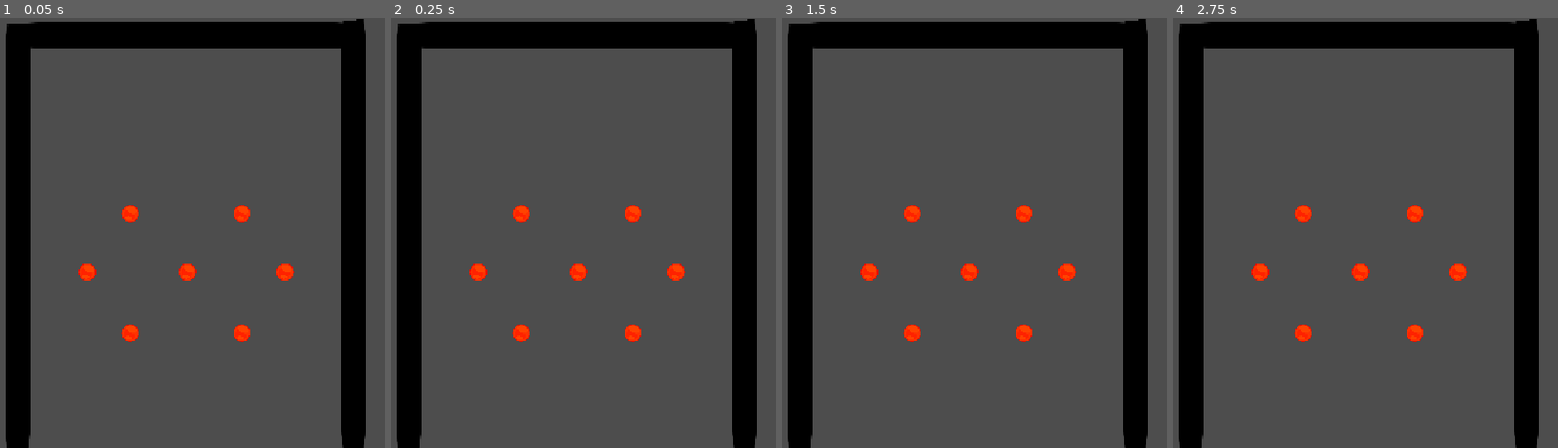
Above: before the commit, frames 1-4 (left to right).
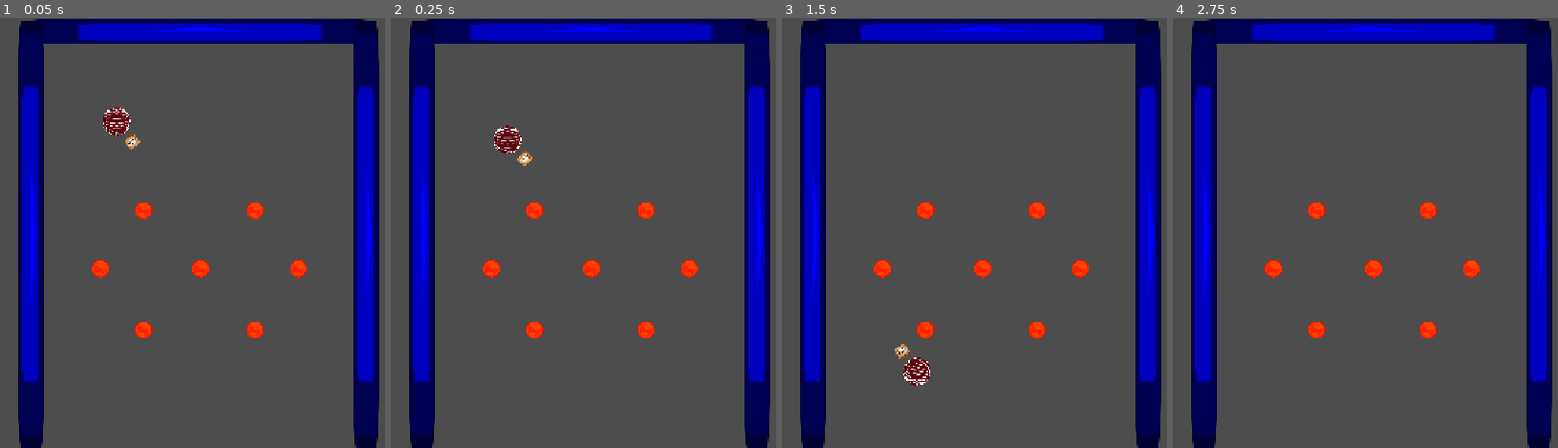
Above: after the commit, the same moments.

Repository: AstrrX3/Gamejam
Game: Godot game, scene res://haven.tscn
The game is run twice, just before and just after one commit, with the same random seed, the same clock (stepped at 60 frames per second) and the same inputs. This scene is started directly instead of the project's main scene. The engine's default icon, where the game draws it, is replaced by a stand-in: a white triangle on a blue panel in a dark square.
Inputs (mouse positions are in pixels of both pictures, inside the frame that each line leads up to):
- Up to frame 1 (0.05 s): no input
- Up to frame 2 (0.25 s): no input
- Up to frame 3 (1.5 s): move the mouse to (1155, 211) at 0.52 s; click (1155, 211) at 0.6 s; move the mouse to (832, 254) at 1.27 s; click (832, 254) at 1.35 s
- Up to frame 4 (2.75 s): tap Enter at 2 s; move the mouse to (1454, 138) at 2.02 s; click (1454, 138) at 2.1 s

The runs differ from the first frame. In frame 1, 27% of the frame differs, in the area x 1-99%, y 0-100%; in frame 2, 27%; in frame 3, 27%; in frame 4, 27%.

Commit message:
fixed sciana
i wipy do coinow

Diff:
--- /dev/null
+++ b/gay-plinko/coin.tscn
@@ -0,0 +1,20 @@
+[gd_scene format=3 uid="uid://b8u0svpxi5tgi"]
+
+[ext_resource type="Texture2D" uid="uid://cprgnd6rngksp" path="res://icon.svg" id="1_d5gmh"]
+[ext_resource type="Script" uid="uid://b7k60eus5606e" path="res://sprite_2d.gd" id="2_0t63x"]
+
+[sub_resource type="CircleShape2D" id="CircleShape2D_s5738"]
+radius = 63.387695
+
+[node name="Node2D" type="Node2D" unique_id=849454680]
+
+[node name="zlotuwa" type="Area2D" parent="." unique_id=1498409624]
+
+[node name="Sprite2D" type="Sprite2D" parent="zlotuwa" unique_id=214781966]
+modulate = Color(1, 1, 0, 1)
+scale = Vector2(0.8590322, 0.8106273)
+texture = ExtResource("1_d5gmh")
+script = ExtResource("2_0t63x")
+
+[node name="CollisionShape2D" type="CollisionShape2D" parent="zlotuwa" unique_id=2098193805]
+shape = SubResource("CircleShape2D_s5738")
--- a/gay-plinko/haven.tscn
+++ b/gay-plinko/haven.tscn
@@ -3,54 +3,60 @@
 [ext_resource type="PackedScene" uid="uid://c67loyy3ede8g" path="res://sciany.tscn" id="1_7oneb"]
 [ext_resource type="PackedScene" uid="uid://brlvsdys076t0" path="res://peg.tscn" id="2_vcnv3"]
 [ext_resource type="PackedScene" uid="uid://cw0s1ry8x17pi" path="res://trójkąt.tscn" id="3_pix54"]
+[ext_resource type="PackedScene" uid="uid://7jgio8cingnp" path="res://ball.tscn" id="4_55g31"]
 
 [node name="Node2D" type="Node2D" unique_id=1951845257]
-position = Vector2(0, 6)
+position = Vector2(-281, -314)
 
 [node name="scianaUP" parent="." unique_id=10204914 instance=ExtResource("1_7oneb")]
-position = Vector2(555, 20)
+position = Vector2(281, 9)
 scale = Vector2(4.163885, 0.30270332)
 
-[node name="scianaprawo" parent="." unique_id=1708250551 instance=ExtResource("1_7oneb")]
-position = Vector2(801.99994, 315)
-rotation = -1.5707964
-scale = Vector2(5.0439997, 0.303)
-skew = -0.03333199
+[node name="scianalewo" parent="." unique_id=1679458082 instance=ExtResource("1_7oneb")]
+position = Vector2(22.00003, 319)
+rotation = 1.5707964
+scale = Vector2(5.0438867, 0.30270332)
 
-[node name="scianalewo" parent="." unique_id=1679458082 instance=ExtResource("1_7oneb")]
-position = Vector2(296.00003, 330)
+[node name="scianaprawo" parent="." unique_id=1184736606 instance=ExtResource("1_7oneb")]
+position = Vector2(527, 319)
 rotation = 1.5707964
 scale = Vector2(5.0438867, 0.30270332)
 
 [node name="peg" parent="." unique_id=1610342526 instance=ExtResource("2_vcnv3")]
-position = Vector2(552, 377)
+position = Vector2(277.99997, 365.99997)
 
 [node name="peg2" parent="." unique_id=1889362298 instance=ExtResource("2_vcnv3")]
-position = Vector2(466, 469.00003)
+position = Vector2(191.99997, 457.99997)
 
 [node name="peg3" parent="." unique_id=1322593018 instance=ExtResource("2_vcnv3")]
-position = Vector2(466, 289.00006)
+position = Vector2(191.99997, 278.00006)
 
 [node name="peg4" parent="." unique_id=696279382 instance=ExtResource("2_vcnv3")]
-position = Vector2(401, 377)
+position = Vector2(126.99997, 365.99997)
 
 [node name="peg5" parent="." unique_id=1561854433 instance=ExtResource("2_vcnv3")]
-position = Vector2(699, 377)
+position = Vector2(424.99997, 365.99997)
 
 [node name="peg6" parent="." unique_id=1956978344 instance=ExtResource("2_vcnv3")]
-position = Vector2(634, 469.00003)
+position = Vector2(359.99997, 457.99997)
 
 [node name="peg7" parent="." unique_id=1094218745 instance=ExtResource("2_vcnv3")]
-position = Vector2(634, 289.00006)
+position = Vector2(359.99997, 278.00006)
 
 [node name="trójkąt" parent="." unique_id=780500453 instance=ExtResource("3_pix54")]
-position = Vector2(317, 439)
+position = Vector2(42.99997, 428)
 
 [node name="trójkąt2" parent="." unique_id=986926331 instance=ExtResource("3_pix54")]
-position = Vector2(783, 446.00003)
+position = Vector2(508.99997, 435.00003)
 scale = Vector2(-1.0056858, 0.9931652)
 
 [node name="trójkąt3" parent="." unique_id=877099670 instance=ExtResource("3_pix54")]
-position = Vector2(481, 224)
+position = Vector2(206.99997, 213)
 rotation = -2.3561945
 scale = Vector2(-1.0056858, 0.9931652)
+
+[node name="RigidBody2D" parent="." unique_id=969029978 instance=ExtResource("4_55g31")]
+position = Vector2(151, 143)
+
+[node name="Camera2D" type="Camera2D" parent="." unique_id=1407160539]
+position = Vector2(282, 312)
--- a/gay-plinko/sciany.tscn
+++ b/gay-plinko/sciany.tscn
@@ -13,6 +13,6 @@
 shape = SubResource("RectangleShape2D_guxlg")
 
 [node name="Sprite2D" type="Sprite2D" parent="." unique_id=697870181]
-modulate = Color(0, 0, 0, 1)
+modulate = Color(0, 0, 1, 1)
 position = Vector2(-1, 0)
 texture = ExtResource("1_0e0yw")
--- /dev/null
+++ b/gay-plinko/sprite_2d.gd
@@ -0,0 +1 @@
+extends Sprite2D
Not shown: 1 places in gay-plinko/sciany.tscn that only renumber resources
Not shown, added: gay-plinko/sprite_2d.gd.uid
